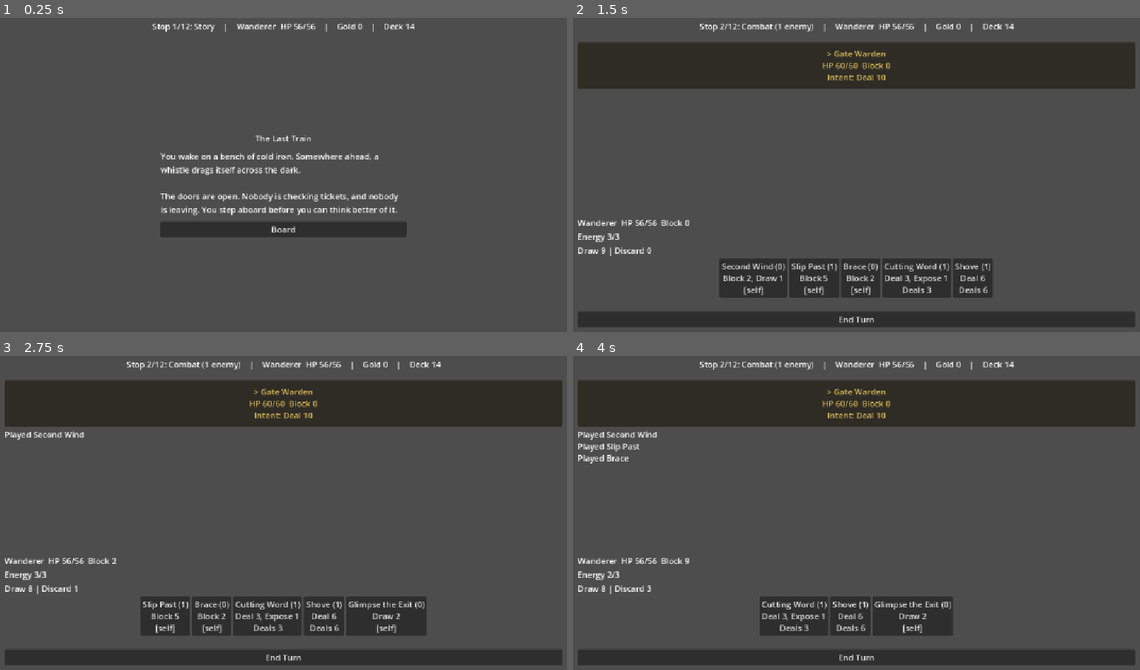
Above: before the commit, frames 1-4 (two rows, left to right).
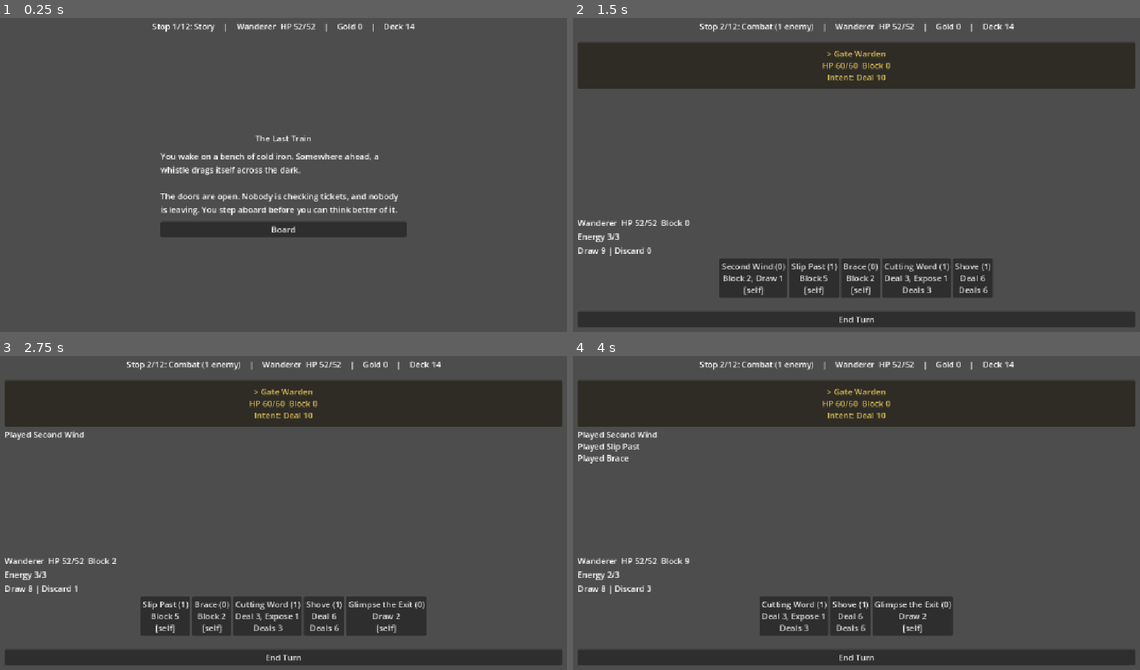
Above: after the commit, the same moments.

Repository: grump606/card-battle-prototype
Game: Godot game, scene res://run.tscn
Two runs of this game, one before a commit and one after it. Both use one fixed random seed, a clock stepped at 60 frames per second and the inputs below.
Inputs:
- Up to frame 1 (0.25 s): no input
- Up to frame 2 (1.5 s): click "Board" at 0.5 s; click "> Gate Warden HP 60/60 Block …" at 1.25 s
- Up to frame 3 (2.75 s): click "Second Wind (0) Block 2, Draw…" at 2 s
- Up to frame 4 (4 s): click "Slip Past (1) Block 5 [self]" at 2.75 s; click "Brace (0) Block 2 [self]" at 3.5 s

The runs differ from the first frame. In frame 1, less than 0.1% of the frame differs, in the area x 52-56%, y 1-4%; in frame 2, less than 0.1%, in the area x 11-61%, y 1-67%; in frame 3, less than 0.1%; in frame 4, less than 0.1%.

Commit message:
Smooth the mid-run fight spike: fewer warden pairs, start HP 52
Co-Authored-By: Claude Sonnet 5.5 <noreply@anthropic.com>

Diff:
--- a/combat/starter_content.gd
+++ b/combat/starter_content.gd
@@ -30,7 +30,7 @@
 const PAIR_BIG_ENEMY_PATHS: Array[String] = [WARDEN_PATH]
 const SMALL_ENEMY_PATHS: Array[String] = [LOST_SHADE_PATH, WISP_PATH, WHISPERER_PATH]
 ## Chance that a two-enemy encounter is a big plus a small enemy rather than two small ones.
-const BIG_PAIR_CHANCE := 0.35
+const BIG_PAIR_CHANCE := 0.15
 
 
 ## Card definitions are immutable data, so deck slots of the same card share one instance.
--- a/run/run_state.gd
+++ b/run/run_state.gd
@@ -10,7 +10,7 @@
 
 enum StopType { COMBAT, REST, STORY, VENDOR }
 
-const START_HP := 56
+const START_HP := 52
 const REST_HEAL := 24
 const REWARD_CHOICES := 3
 
Not shown, changed: README.md
